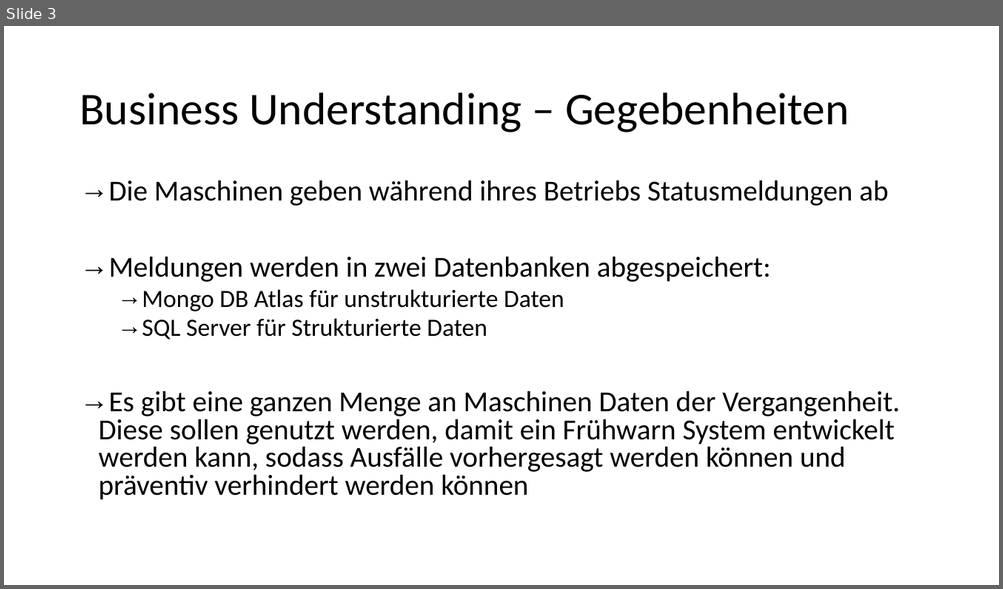
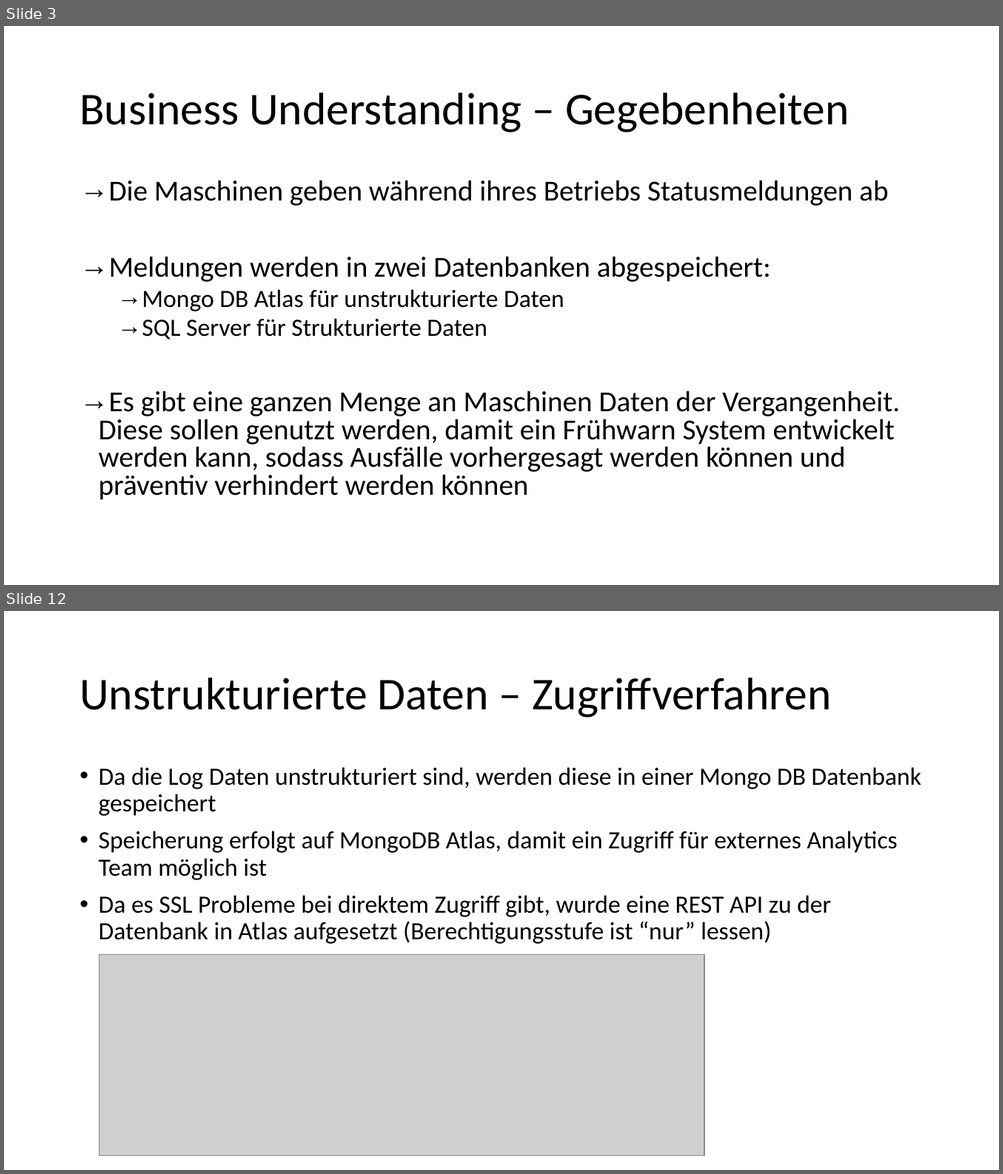
Before and after one commit to Flitschi7/big-data-management, a slide deck: Dokumentation HHZ Rocket Project.pptx. Shown one above the other, each under a label of ours: slide 3 before the commit, slides 3 and 12 after it; the slides between them are not shown. The pictures are 1003x589 and 1003x1174 pixels, drawn with LibreOffice and Linux fonts; fonts in the diff are those of the drawing; grey boxes stand for pictures. Boxes give left, top, right and bottom in pixels: in the first picture for what was removed or moved away, otherwise in the second. Text is boxed around its words. In the diff, an @@ line names an element or a change of style, - is before the commit and + after.

```diff
--- a/Dokumentation HHZ Rocket Project.pptx
+++ b/Dokumentation HHZ Rocket Project.pptx
@@ slide 12 added at (4, 611, 999, 1170), background #FFFFFF @@
@@ title added at (79, 678, 831, 718), 44 pt, text #000000 @@
+Unstrukturierte Daten – Zugriffverfahren
@@ text added at (99, 767, 921, 944), 24 pt, text #000000 @@
+• Da die Log Daten unstrukturiert sind, werden diese in einer Mongo DB Datenbank gespeichert
+• Speicherung erfolgt auf MongoDB Atlas, damit ein Zugriff für externes Analytics Team möglich ist
+• Da es SSL Probleme bei direktem Zugriff gibt, wurde eine REST API zu der Datenbank in Atlas aufgesetzt (Berechtigungsstufe ist “nur” lessen)
@@ picture added at (99, 955, 705, 1156) @@
```
Also in this commit, not shown: 7 slides changed, 6 other slides added, 3 slides removed.
